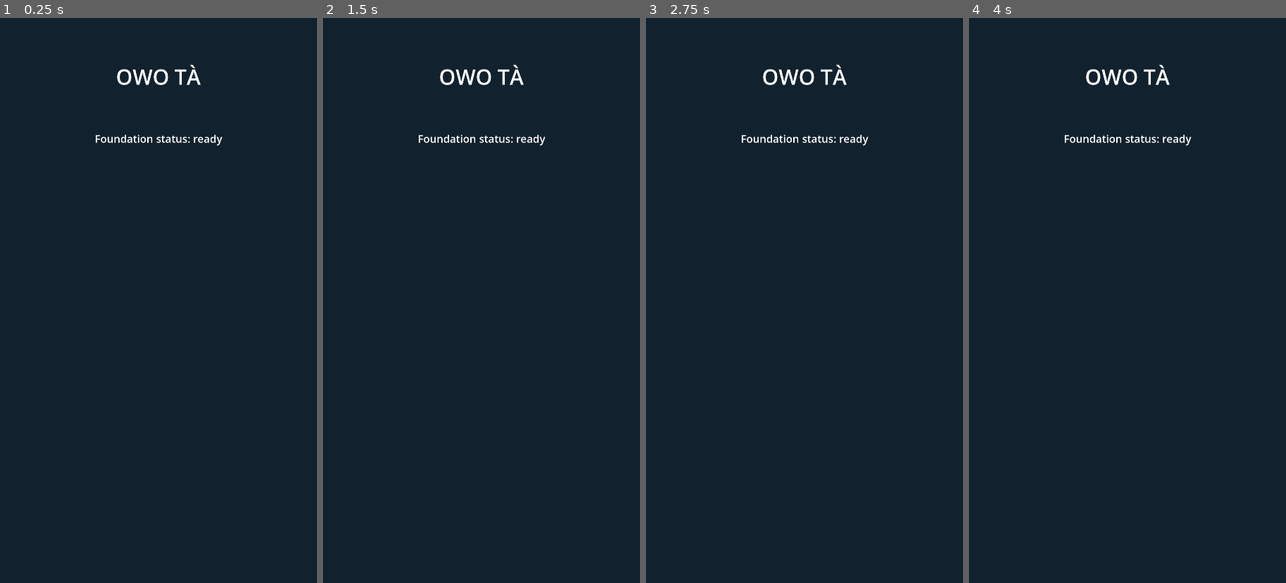
Above: before the commit, frames 1-4 (left to right).
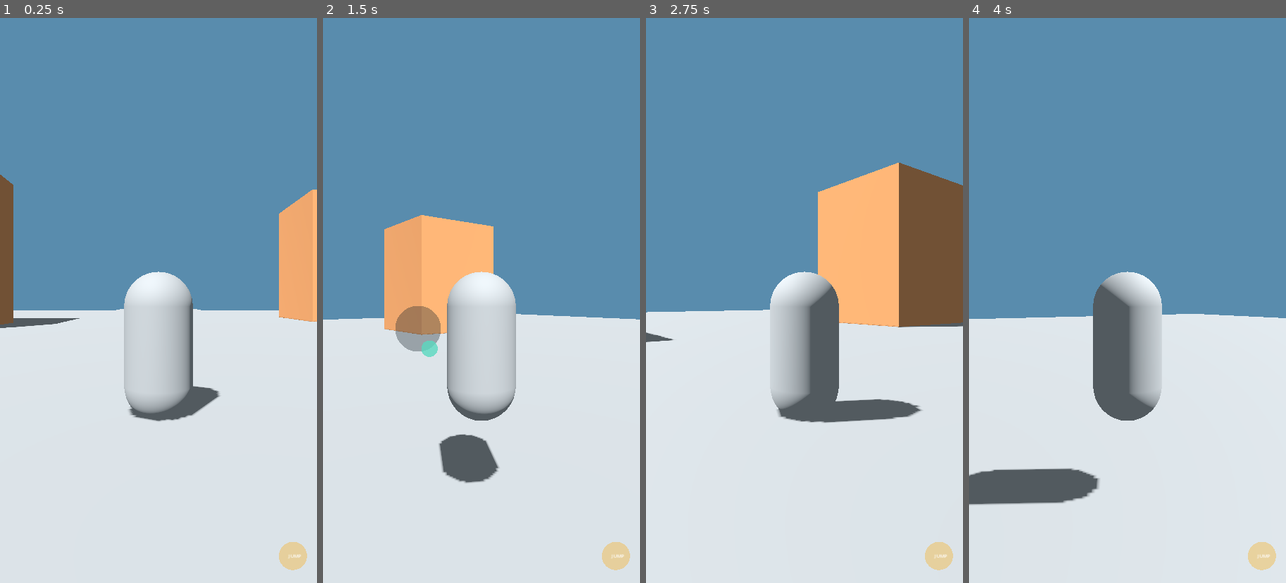
Above: after the commit, the same moments.

Repository: Olori24/Owo-Ta
Game: Godot game, scene res://scenes/world/first_district.tscn
Two runs of this game, one before a commit and one after it. Both use one fixed random seed, a clock stepped at 60 frames per second and the inputs below. Before the commit the project starts from res://scenes/TestScene.tscn.
Inputs (mouse positions are in pixels of both pictures, inside the frame that each line leads up to):
- Up to frame 1 (0.25 s): no input
- Up to frame 2 (1.5 s): tap Enter at 0.5 s; move the mouse to (551, 272) at 0.52 s; hold D (move_right, bound only after the commit) 0.53-1.25 s; click (551, 272) at 0.67 s; tap Space (jump, bound only after the commit) at 0.77 s; drag from (418, 328) to (465, 413) at 1.27 s
- Up to frame 3 (2.75 s): move the mouse to (836, 176) at 2.02 s; hold D (move_right, bound only after the commit) from 2.03 s (still down)
- Up to frame 4 (4 s): release D (move_right, bound only after the commit) at 2.75 s; drag from (1111, 413) to (1032, 215) at 2.77 s; move the mouse to (1222, 385) at 3.52 s; hold A (move_left, bound only after the commit) from 3.53 s (still down); tap Space (jump, bound only after the commit) at 3.77 s

The runs differ from the first frame. In frame 1, 100% of the frame differs, in the area x 0-100%, y 0-100%; in frame 2, 100%; in frame 3, 100%; in frame 4, 100%.

Commit message:
feat: build first playable 3D district prototype

Diff:
--- a/project.godot
+++ b/project.godot
@@ -1,12 +1,11 @@
 ; Engine configuration file.
-; It's best edited using the editor if possible.
 
 config_version=5
 
 [application]
 config/name="OWO TÀ"
-config/version="0.1.0"
-run/main_scene="res://scenes/TestScene.tscn"
+config/version="0.2.0"
+run/main_scene="res://scenes/world/first_district.tscn"
 config/features=PackedStringArray("4.3")
 config/icon="res://icon.svg"
 
@@ -14,7 +13,7 @@
 window/size/viewport_width=1080
 window/size/viewport_height=1920
 window/size/mode=0
-window/stretch/mode="viewport"
+window/stretch/mode="canvas_items"
 window/stretch/aspect="expand"
 window/handheld/orientation=1
 
@@ -23,6 +22,7 @@
 textures/vram_compression/import_etc2_astc=true
 anti_aliasing/quality/msaa_2d=1
 anti_aliasing/quality/msaa_3d=2
+environment/defaults/default_clear_color=Color(0.35, 0.55, 0.68, 1)
 
-[android]
-modules=PackedStringArray()
+[physics]
+3d/default_gravity=9.8
